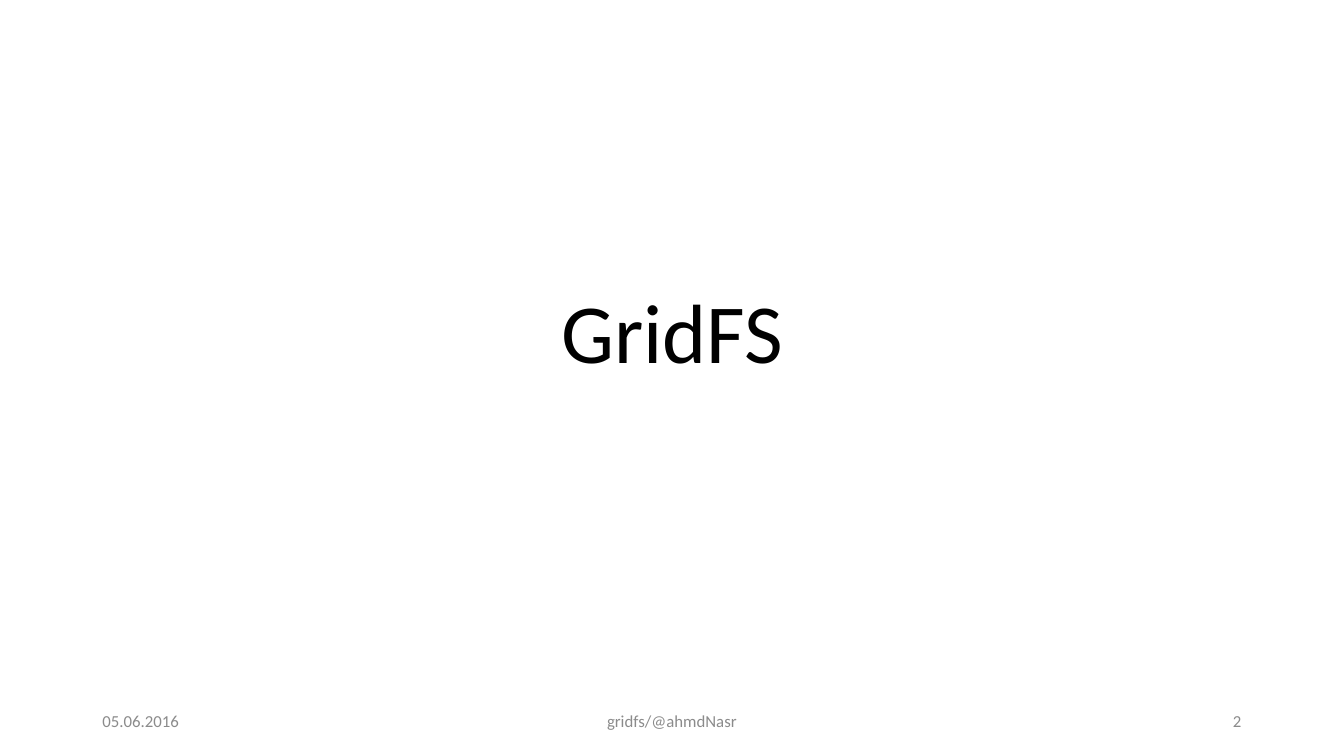
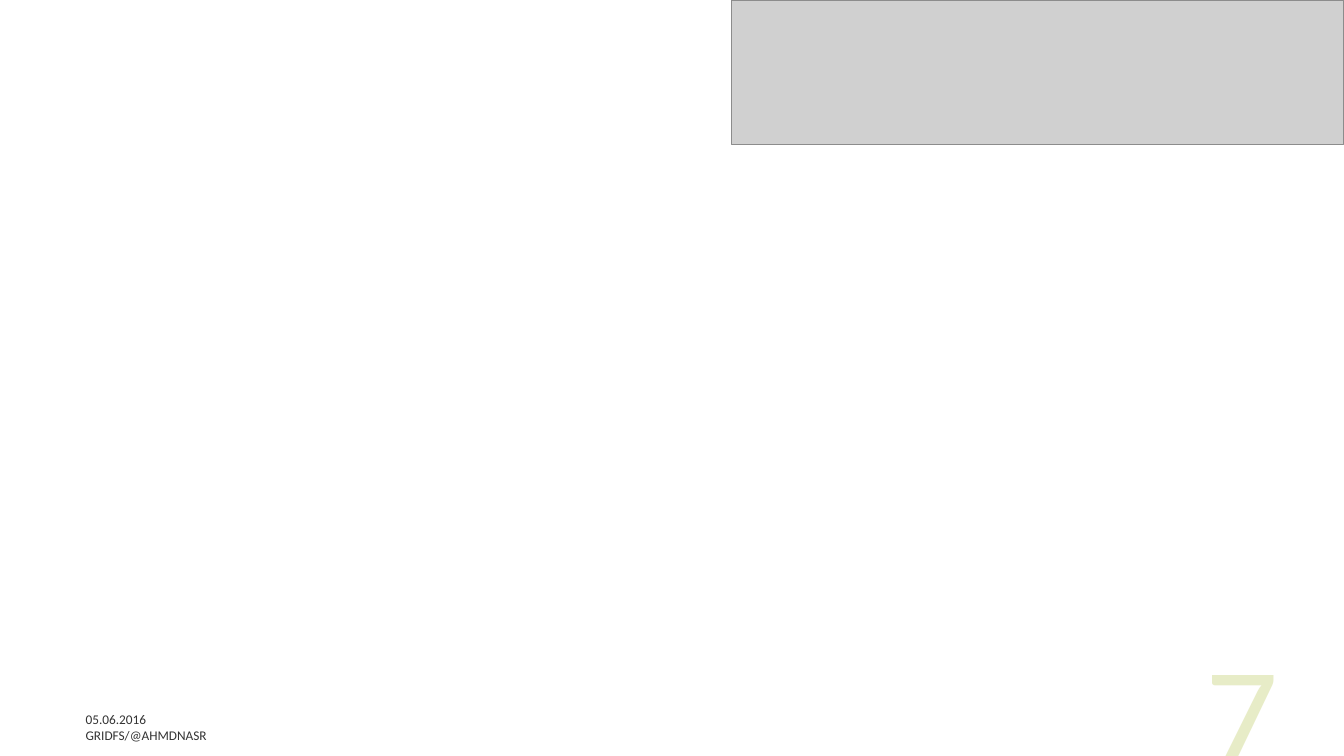
Before and after one commit to ahmdNasr/gridfs_presentation, a slide deck: slide 7 of GridFS.pptx (slide 2 before the commit). Drawn at 1344x756 pixels with LibreOffice and Linux fonts; fonts in the diff are those of the drawing; grey boxes stand for pictures. Boxes give left, top, right and bottom in pixels: in the first picture for what was removed or moved away, otherwise in the second. Text is boxed around its words. In the diff, an @@ line names an element or a change of style, - is before the commit and + after.

Commit message:
added 'Was ist GridFS?' page

```diff
--- a/GridFS.pptx
+++ b/GridFS.pptx
@@ picture added at [732,0,1344,145] @@
@@ title removed at [561,304,782,364] @@
-GridFS
@@ page number added at [966,648,1289,756], 103 pt, text #A6B727 at 25% opacity @@
+7
@@ text "05.06.2016": place and size @@
-text "05.06.2016" at [102,716,178,727]
+text "05.06.2016" at [86,715,146,724]
@@ text "05.06.2016" at [86,715,146,724]: size 12 to 9.5 pt, text colour #8C8C8C to #000000 at 80% opacity @@
@@ page number removed at [1233,716,1241,727] @@
-2
@@ text at [86,731,207,742]: text changed; size 12 to 9.5 pt; text colour #8C8C8C to #000000 at 80% opacity @@
-gridfs/@ahmdNasr
+GRIDFS/@AHMDNASR
```
Also in this commit, not shown: 6 other slides changed, 2 slides added, 22 slides removed.
